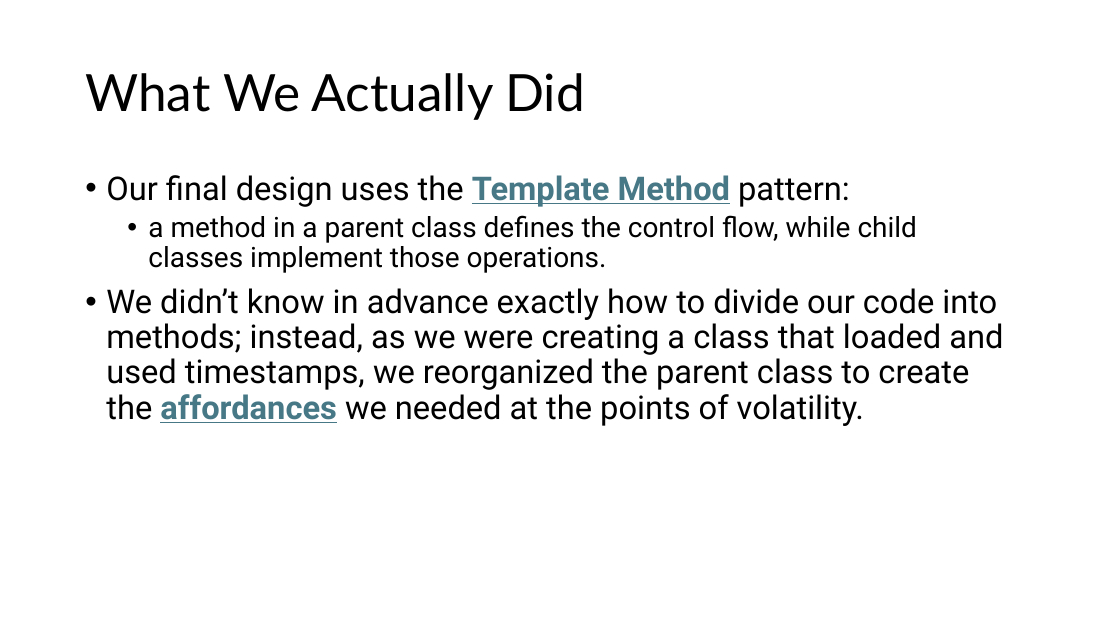
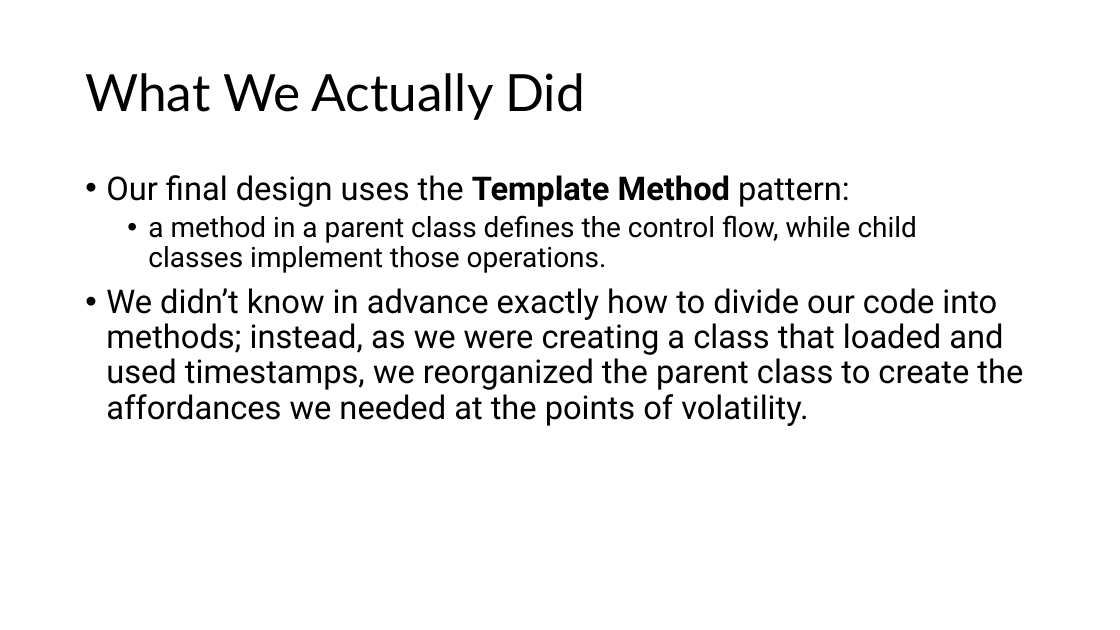
Before and after one commit to aregm/system-design-course, a slide deck: slide 34 of docs/Lecture 6.pptx. Drawn at 1120x630 pixels with LibreOffice and Linux fonts; fonts in the diff are those of the drawing. Boxes give left, top, right and bottom in pixels: in the first picture for what was removed or moved away, otherwise in the second. Text is boxed around its words. In the diff, an @@ line names an element or a change of style, - is before the commit and + after.

```diff
--- a/docs/Lecture 6.pptx
+++ b/docs/Lecture 6.pptx
@@ text at [106, 175, 1023, 426]: text colour #467886 to #000000, underline off in "Template Method", "affordances"; bold off in "affordances" @@
```
Also in this commit, not shown: 10 other slides changed.
